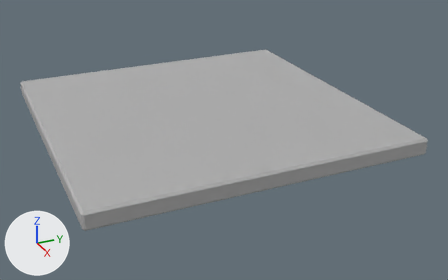
What one commit did to the glTF model assets/_staging/focused_nine/structural/ceiling_cap_1x1/ceiling_cap_1x1.glb.
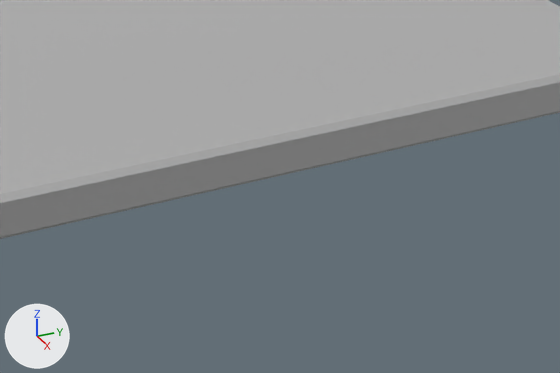
Each version appears first whole from a 50 mm camera at (6.74, -2.72, 6.85) aimed at (0.22, 0.21, 3.59), and next in a close-up on the part from 34% to 87% of the width and 41% to 97% of the height. Lighting does not change. The marker at lower left points along +X, +Y and +Z. The older version's two pictures come first.

In view in the first close-up: 'FocusedNine_ceiling_cap_1x1_ceiling_cap'.
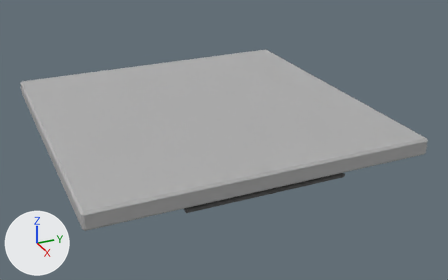
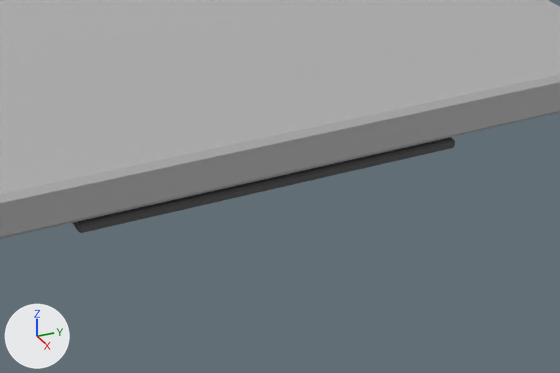
What differs and where, as boxes (x1, y1, x2, y2) in the close-ups (560 x 373 px):
```json
{"object": "FocusedNine_ceiling_cap_1x1_service_tray_frame", "change": "added", "after": [72, 137, 455, 233]}
```

Scene script edits in JSON lines:
```json
{"op": "add", "block": "me_cube_002", "code": ["me_cube_002 = bpy.data.meshes.new('Cube.002')", "me_cube_002.from_pydata(...)  # 24 vertices, 44 faces; spans x -0.72..0.72, y -0.92..0.92, z -0.02..0.02", "me_cube_002.materials.append(mat_mat_conduit)  # dark grey #595959"]}
{"op": "add", "block": "ob_focusednine_ceiling_cap_1x1_service_tray_frame", "code": ["ob_focusednine_ceiling_cap_1x1_service_tray_frame = bpy.data.objects.new('FocusedNine_ceiling_cap_1x1_service_tray_frame', me_cube_002)", "ob_focusednine_ceiling_cap_1x1_service_tray_frame.location = (1.12, 0.0, 3.71)"]}
```
